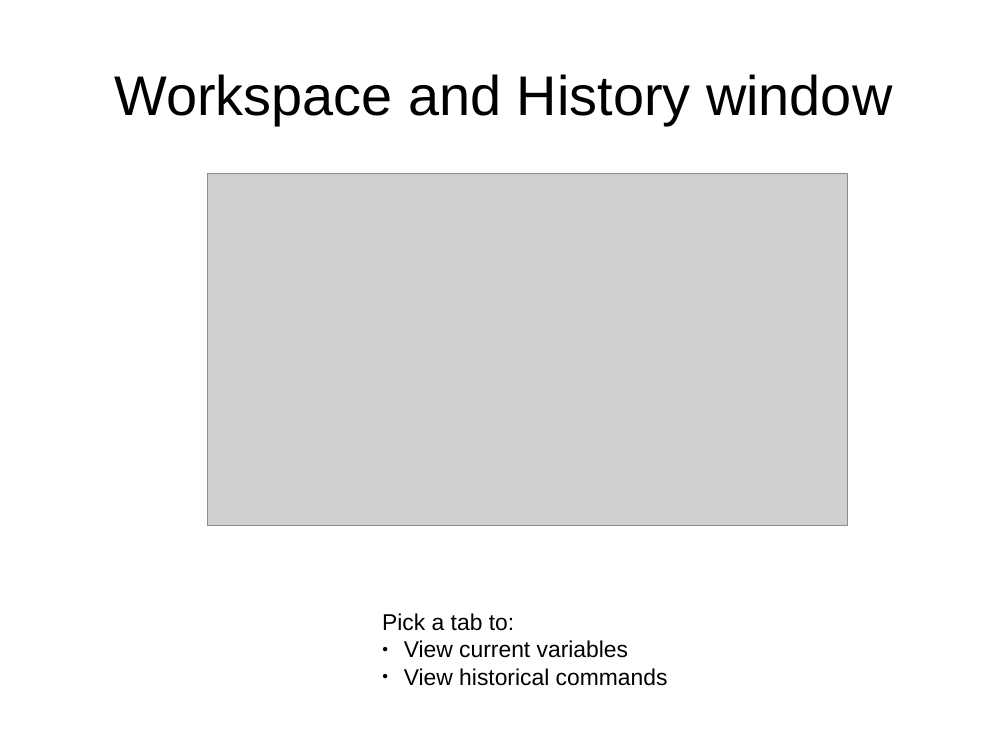
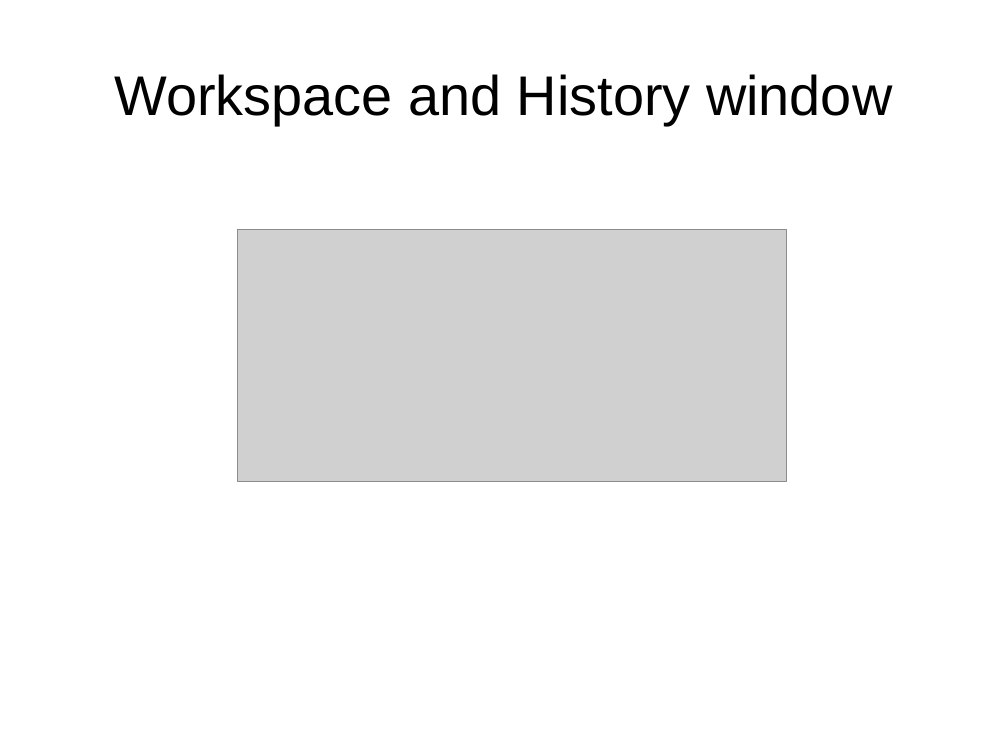
Before and after one commit to ubccr/hsws, a slide deck: slide 7 of slides/RStudio-basics.odp (slide 5 before the commit). Drawn at 1008x756 pixels with LibreOffice and Linux fonts; fonts in the diff are those of the drawing; grey boxes stand for pictures. Boxes give left, top, right and bottom in pixels: in the first picture for what was removed or moved away, otherwise in the second. Text is boxed around its words. In the diff, an @@ line names an element or a change of style, - is before the commit and + after.

```diff
--- a/slides/RStudio-basics.odp
+++ b/slides/RStudio-basics.odp
@@ picture: place and size @@
-picture at (208, 173, 848, 525)
+picture at (238, 230, 787, 482)
@@ text removed at (382, 613, 668, 686) @@
-Pick a tab to:
-● View current variables
-● View historical commands
```
Also in this commit, not shown: 7 other slides changed, 7 slides added, 1 slide removed, 10 other files.
